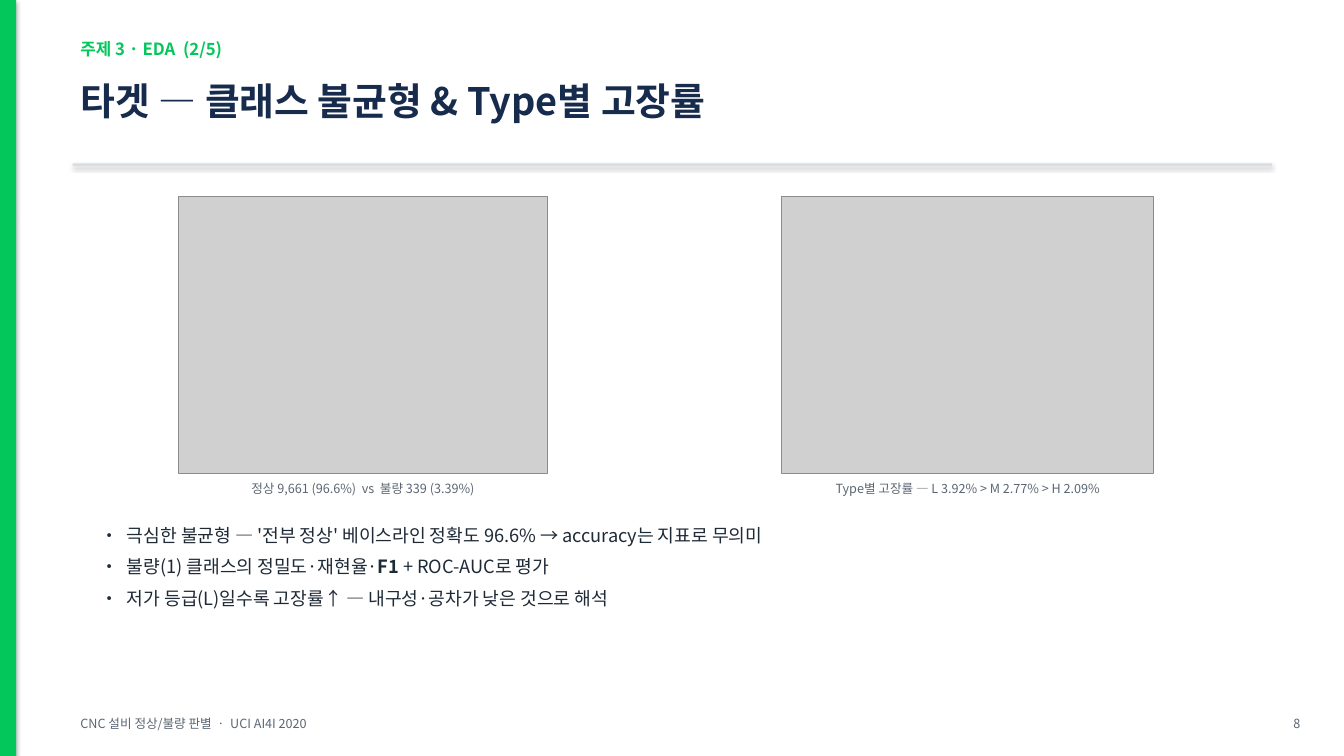
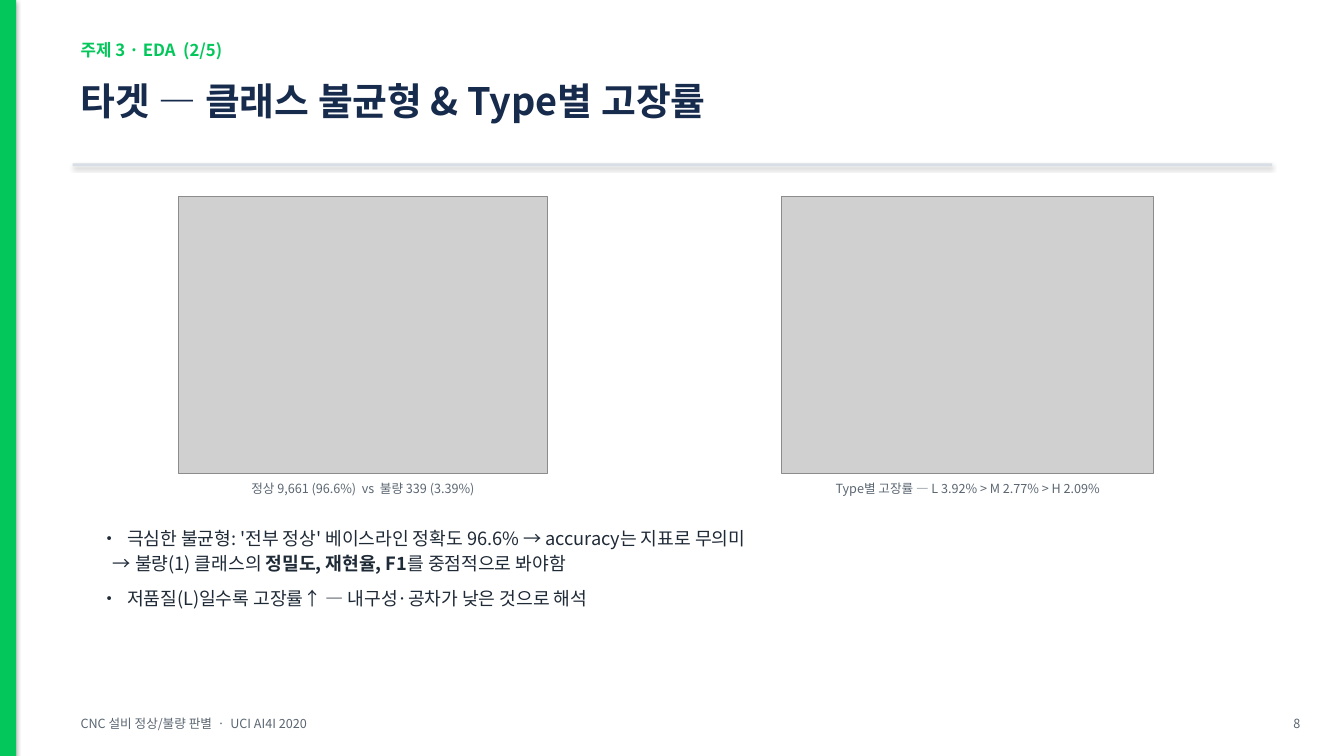
Before and after one commit to hmy7788/python_data_analyze, a slide deck: slide 6 of 발표자료_CNC설비_정상불량판별.pptx. Drawn at 1344x756 pixels with LibreOffice and Linux fonts; fonts in the diff are those of the drawing; grey boxes stand for pictures. Boxes give left, top, right and bottom in pixels: in the first picture for what was removed or moved away, otherwise in the second. Text is boxed around its words. In the diff, an @@ line names an element or a change of style, - is before the commit and + after.

```diff
--- a/발표자료_CNC설비_정상불량판별.pptx
+++ b/발표자료_CNC설비_정상불량판별.pptx
@@ text at <box>127,529,745,609</box>: text changed @@
-• 극심한 불균형 — '전부 정상' 베이스라인 정확도 96.6% → accuracy는 지표로 무의미
-• 불량(1) 클래스의 정밀도·재현율·F1 + ROC-AUC로 평가
-• 저가 등급(L)일수록 고장률↑ — 내구성·공차가 낮은 것으로 해석
+• 극심한 불균형: '전부 정상' 베이스라인 정확도 96.6% → accuracy는 지표로 무의미
+→ 불량(1) 클래스의 정밀도, 재현율, F1를 중점적으로 봐야함
+• 저품질(L)일수록 고장률↑ — 내구성·공차가 낮은 것으로 해석
```
Also in this commit, not shown: 16 other slides changed, 5 slides added, 1 slide removed, 3 other files.
